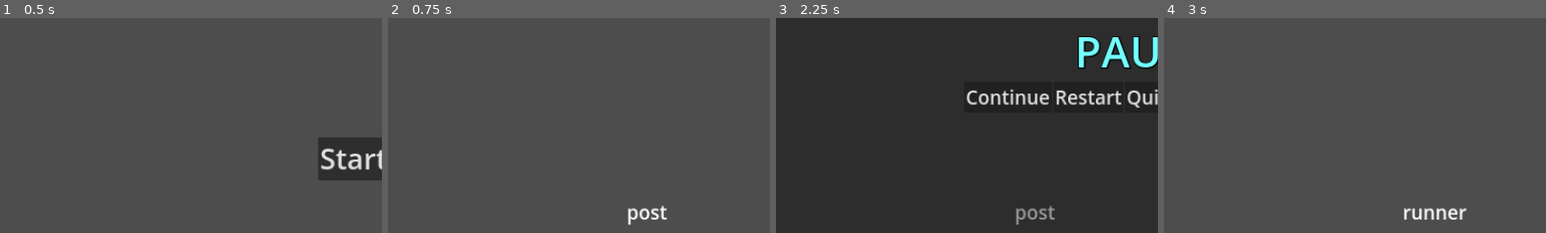
Above: before the commit, frames 1-4 (left to right).
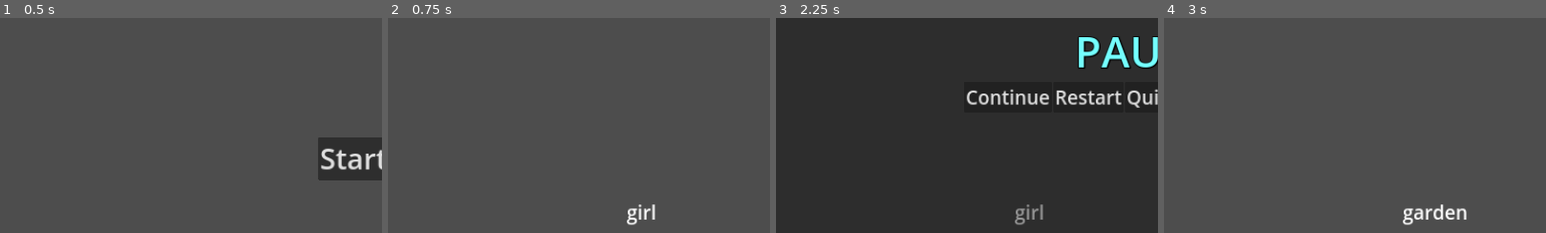
Above: after the commit, the same moments.

Repository: AndyDrewE/ChainLinkFencePost
Game: Godot game, scene res://Scenes/main_menu.tscn
Same seed, same stepped clock (60 frames per second), same inputs: the game is played once before the commit and once after it.
Inputs (mouse positions are % of the whole screen's width and height, from its top left):
- Up to frame 1 (0.5 s): no input
- Up to frame 2 (0.75 s): click "Start" at 0.5 s
- Up to frame 3 (2.25 s): click (50, 95) at 1.27 s; type "Alex" at 1.35 s; click "Pause Menu" at 2 s
- Up to frame 4 (3 s): click "Restart" at 2.75 s
The pictures show only the part of the screen within x 0-50%, y 39-89%; the shares and areas given below are measured in that part.

Frame 1 is identical in both runs. In frame 2, 0.5% of the frame differs, in the area x 62-73%, y 86-97%; in frame 3, 0.4%; in frame 4, 0.8%, in the area x 62-80%, y 86-97%.

Commit message:
More words

Diff:
--- a/Scripts/GameController.gd
+++ b/Scripts/GameController.gd
@@ -28,7 +28,15 @@
 		   "trail runner", "office plant", "board member", "mail truck", "post route",
 		   "garden shed", "room key", "switch lock", "water shed", "game show", "stone arch", "board fence",
 		   "trail junction", "water tank", "light post", "stop light", "cross road", "road runner", "runner up",
-		   "up side", "upside down", "down side", "out side", "side on"]
+		   "up side", "upside down", "down side", "out side", "side on", "tape worm", "tape dispenser",
+		   "worm hole", "hole punch", "hole cutter", "hole saw", "hole cover", "hole filler", "hole trap",
+		   "hole plug", "hole opener", "hole drill", "hole finder", "show stopper", "show stop", "stop light",
+		   "stop sign", "down vote", "down payment", "down time", "down stairs", "down town", "down hill",
+		   "down load", "down pour", "down draft", "down swing", "up time", "up town", "up hill", "up stairs",
+		"side door", "side walk", "side table", "side mirror", "side window", "side panel", "side track",
+		"side street", "side wall", "side view", "smith shop", "shop keep", "apple orchard", "pizza crust",
+		"bath bomb", "word play", "code word",  "trail blaze", "camp stove", "game piece",
+		"lock jaw", "board state", "mail bag"]
 
 var word_pairs_dict = {}
 
--- a/Scripts/UIController.gd
+++ b/Scripts/UIController.gd
@@ -62,7 +62,7 @@
 func _on_player_input_text_submitted(new_text):
 	if player_input_textbox.editable:
 		new_text = new_text.to_lower()
-		if GameController.is_valid(new_text, GameController.previous_words[-1]):
+		if GameController.is_valid(new_text, GameController.previous_words[-1]) and new_text not in GameController.previous_words:
 			create_label(new_text)
 			GameController.previous_words.append(new_text)
 			#Erase Text
